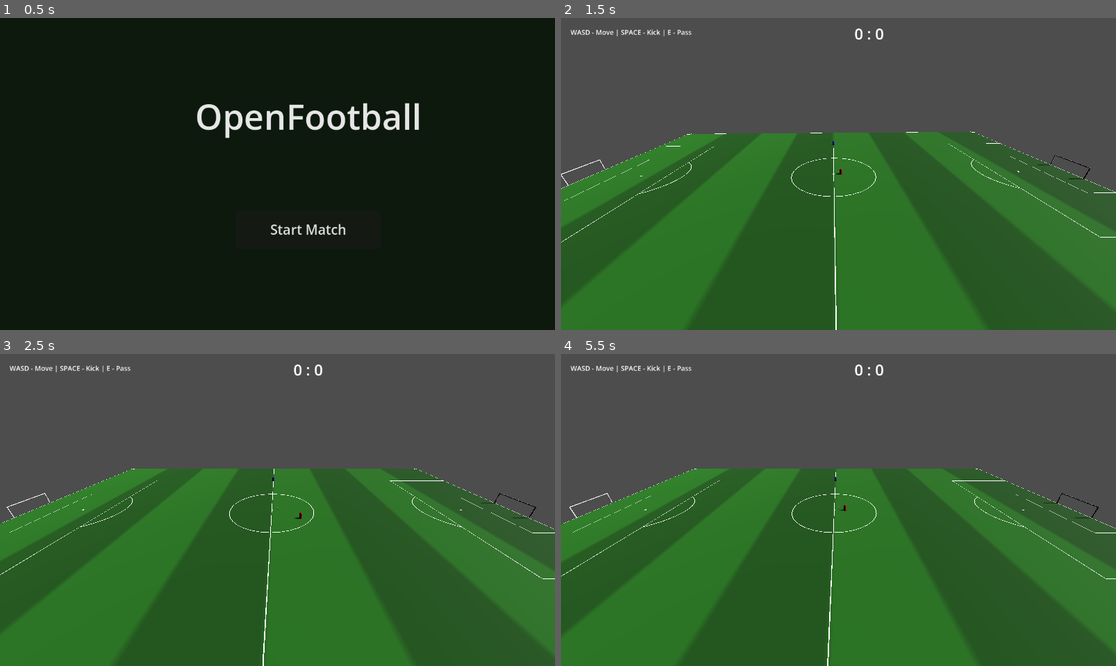
Above: before the commit, frames 1-4 (two rows, left to right).
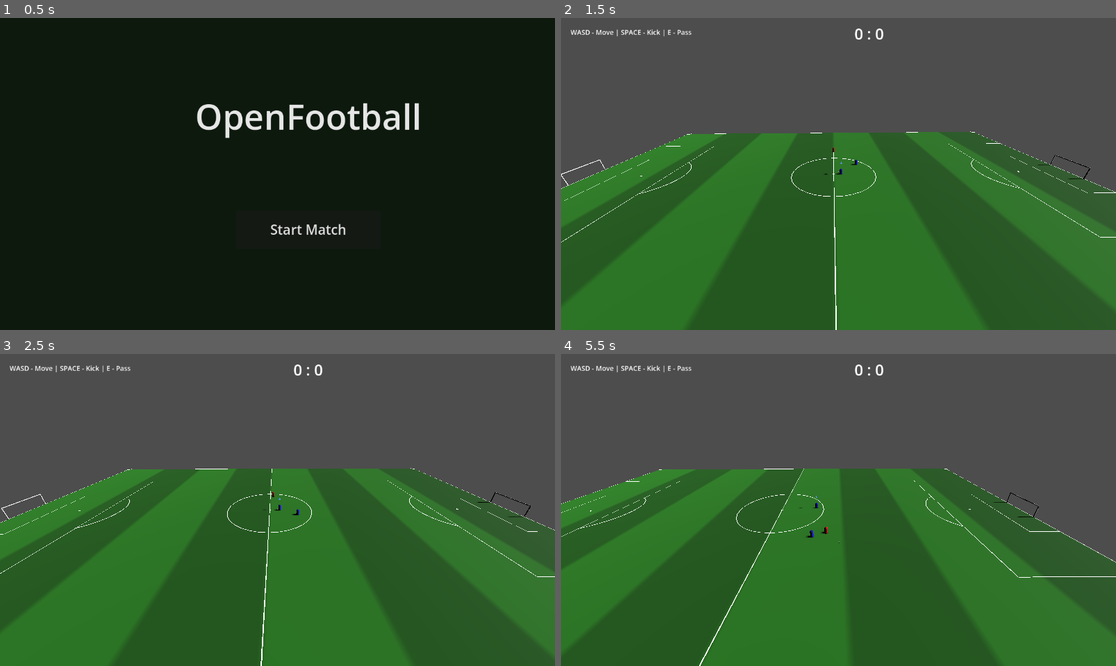
Above: after the commit, the same moments.

Repository: Churikov0112/open_football
Game: Godot game, scene res://scenes/main_menu.tscn
The game is run twice, just before and just after one commit, with the same random seed, the same clock (stepped at 60 frames per second) and the same inputs.
Inputs:
- Up to frame 1 (0.5 s): no input
- Up to frame 2 (1.5 s): click "Start Match" at 0.5 s; hold D (move_right) from 1.28 s (still down); hold Space (kick) from 1.28 s (still down)
- Up to frame 3 (2.5 s): tap E (pass) at 1.55, 2.1 s; release D (move_right) at 2.03 s; release Space (kick) at 2.03 s; hold S (move_back) from 2.03 s (still down); tap Q (swap_player, bound only after the commit) at 2.3 s
- Up to frame 4 (5.5 s): release S (move_back) at 2.78 s; hold D (move_right) 2.78-3.53 s; hold Space (kick) 2.78-3.53 s; tap Q (swap_player, bound only after the commit) at 2.85, 4.55, 5.1 s; hold W (move_forward) 3.53-4.28 s; tap Space (kick) at 3.6, 5.3 s; tap E (pass) at 3.8 s; hold E (pass) 4.28-5.03 s; hold A (move_left) from 4.28 s (still down)

Frame 1 is identical in both runs. In frame 2, less than 0.1% of the frame differs, in the area x 47-54%, y 39-51%; in frame 3, 1.0%; in frame 4, 49%, in the area x 0-100%, y 36-100%.

Commit message:
feat: simple ai

Diff:
--- a/scenes/match.tscn
+++ b/scenes/match.tscn
@@ -34,7 +34,7 @@
 radius = 0.3
 
 [sub_resource type="StandardMaterial3D" id=8]
-albedo_color = Color(0.9, 0.1, 0.1, 1)
+albedo_color = Color(0.1, 0.1, 0.9, 1)
 
 [sub_resource type="CapsuleMesh" id=9]
 height = 1.5
--- a/scripts/ai/simple_ai.gd
+++ b/scripts/ai/simple_ai.gd
@@ -1,11 +1,13 @@
 extends CharacterBody3D
 
 @export var ball: RigidBody3D
-@export var speed: float = 5.0
+@export var speed: float = 6.5
 @export var home_goal: Node3D
+@export var target_node: Node3D
 
 var can_kick: bool = true
 var field_length: float = FootballConstants.HALF_FIELD_LENGTH
+var _wander_timer: float = 0.0
 
 
 func _physics_process(delta: float) -> void:
@@ -14,6 +16,8 @@
 
 	if _is_dribbling():
 		_dribble_toward_goal(delta)
+	elif target_node and is_instance_valid(target_node):
+		_chase_target(target_node, delta)
 	else:
 		_chase_ball(delta)
 
@@ -22,17 +26,26 @@
 	return ball.has_method(&"set_dribbler") and is_instance_valid(ball) and ball.dribbler == self
 
 
+func _chase_target(target: Node3D, delta: float) -> void:
+	var to_target := target.global_position - global_position
+	var dir := to_target.normalized()
+	dir.y = 0.0
+
+	_move_or_wander(dir, delta)
+
+	# If close enough to ball while chasing, attempt to kick
+	var ball_dist := global_position.distance_to(ball.global_position)
+	if ball_dist < 1.8 and can_kick:
+		_kick_towards_goal()
+
+
 func _chase_ball(delta: float) -> void:
 	var to_ball := ball.global_position - global_position
 	var dist := to_ball.length()
 	var dir := to_ball.normalized()
 	dir.y = 0.0
 
-	if dir.length() > 0.1:
-		global_position.x += dir.x * speed * delta
-		global_position.z += dir.z * speed * delta
-		var target_angle := atan2(-dir.x, -dir.z)
-		rotation.y = lerp_angle(rotation.y, target_angle, 8.0 * delta)
+	_move_or_wander(dir, delta)
 
 	if dist < 1.8 and can_kick:
 		_kick_towards_goal()
@@ -50,16 +63,37 @@
 	var dir := to_target.normalized()
 	dir.y = 0.0
 
+	_move_or_wander(dir, delta, 0.8)
+
+	if dist < 20.0 and can_kick:
+		ball.release_dribble()
+		_kick_towards_goal()
+
+
+func _move_or_wander(dir: Vector3, delta: float, speed_multiplier: float = 1.0) -> void:
 	if dir.length() > 0.1:
-		var dribble_speed := speed * 0.8
-		global_position.x += dir.x * dribble_speed * delta
-		global_position.z += dir.z * dribble_speed * delta
+		var move_speed := speed * speed_multiplier
+		global_position.x += dir.x * move_speed * delta
+		global_position.z += dir.z * move_speed * delta
 		var target_angle := atan2(-dir.x, -dir.z)
 		rotation.y = lerp_angle(rotation.y, target_angle, 8.0 * delta)
+	else:
+		_wander(delta, speed_multiplier)
 
-	if dist < 25.0 and can_kick:
-		ball.release_dribble()
-		_kick_towards_goal()
+
+func _wander(delta: float, speed_multiplier: float = 1.0) -> void:
+	_wander_timer -= delta
+	if _wander_timer <= 0.0:
+		_wander_timer = randf_range(0.5, 1.5)
+	# Gentle sinusoidal movement for a natural idling look
+	var wander_x := sin(Time.get_ticks_msec() * 0.001 + global_position.z) * 0.5
+	var wander_z := cos(Time.get_ticks_msec() * 0.001 + global_position.x) * 0.5
+	var wander_dir := Vector3(wander_x, 0, wander_z).normalized()
+	var wander_speed := speed * 0.3 * speed_multiplier
+	global_position.x += wander_dir.x * wander_speed * delta
+	global_position.z += wander_dir.z * wander_speed * delta
+	var target_angle := atan2(-wander_dir.x, -wander_dir.z)
+	rotation.y = lerp_angle(rotation.y, target_angle, 4.0 * delta)
 
 
 func _kick_towards_goal() -> void:
@@ -72,6 +106,8 @@
 		target = home_goal.global_position
 	else:
 		target = Vector3(0, 0, -field_length)
+	# Add X offset for shot variety so shots don't always go center
+	target.x += randf_range(-2.0, 2.0)
 	var dir := (target - ball.global_position).normalized()
 	dir.y = 0.2
 	ball.kick(dir, 10.0)
--- /dev/null
+++ b/scripts/ai/teammate_ai.gd
@@ -0,0 +1,78 @@
+extends CharacterBody3D
+
+@export var ball: RigidBody3D
+@export var speed: float = 6.0
+@export var controlled_player: CharacterBody3D
+@export var teammate_home_goal: Node3D
+
+var field_length: float = FootballConstants.HALF_FIELD_LENGTH
+var field_width: float = FootballConstants.HALF_FIELD_WIDTH
+var _wander_timer: float = 0.0
+
+
+func _physics_process(delta: float) -> void:
+	if not ball or not is_instance_valid(ball):
+		return
+
+	# If human controls this player → skip
+	if controlled_player == self:
+		return
+
+	var has_dribbler: bool = ball.has_method(&"set_dribbler") and ball.dribbler
+
+	# Our team has the ball → position to receive a pass
+	if has_dribbler and ball.dribbler == controlled_player:
+		_position_for_pass(delta)
+		return
+
+	# Otherwise → chase the ball (pick up loose balls, receive passes, fight for it)
+	_chase_ball(delta)
+
+
+func _position_for_pass(delta: float) -> void:
+	var carrier_pos := controlled_player.global_position
+	# Position ahead of the carrier at a good passing distance (~10m)
+	# and slightly to the side, alternating based on field position
+	var side_sign := 1.0 if carrier_pos.x < 0 else -1.0
+	var target := carrier_pos + Vector3(0, 0, 10.0) + Vector3(side_sign * 6.0, 0, 0)
+
+	target.x = clamp(target.x, -field_width + 4, field_width - 4)
+	target.z = clamp(target.z, -field_length + 4, field_length - 4)
+	target.y = global_position.y
+
+	var dir := (target - global_position).normalized()
+	dir.y = 0.0
+	_move_or_wander(dir, delta)
+
+
+func _chase_ball(delta: float) -> void:
+	var target := ball.global_position
+	target.y = global_position.y
+
+	var dir := (target - global_position).normalized()
+	dir.y = 0.0
+	_move_or_wander(dir, delta)
+
+
+func _move_or_wander(dir: Vector3, delta: float) -> void:
+	if dir.length() > 0.1:
+		global_position.x += dir.x * speed * delta
+		global_position.z += dir.z * speed * delta
+		var target_angle := atan2(-dir.x, -dir.z)
+		rotation.y = lerp_angle(rotation.y, target_angle, 8.0 * delta)
+	else:
+		_wander(delta)
+
+
+func _wander(delta: float) -> void:
+	_wander_timer -= delta
+	if _wander_timer <= 0.0:
+		_wander_timer = randf_range(0.5, 1.5)
+	# Gentle sinusoidal movement for a natural idling look
+	var wander_x := sin(Time.get_ticks_msec() * 0.001 + global_position.z) * 0.5
+	var wander_z := cos(Time.get_ticks_msec() * 0.001 + global_position.x) * 0.5
+	var wander_dir := Vector3(wander_x, 0, wander_z).normalized()
+	global_position.x += wander_dir.x * speed * 0.3 * delta
+	global_position.z += wander_dir.z * speed * 0.3 * delta
+	var target_angle := atan2(-wander_dir.x, -wander_dir.z)
+	rotation.y = lerp_angle(rotation.y, target_angle, 4.0 * delta)
--- a/scripts/match/match_manager.gd
+++ b/scripts/match/match_manager.gd
@@ -8,8 +8,11 @@
 var home_score: int = 0
 var away_score: int = 0
 var player_away: CharacterBody3D
+var player_teammate: CharacterBody3D
+var controlled_player: CharacterBody3D
 var field_length: float = FootballConstants.HALF_FIELD_LENGTH
 var field_width: float = FootballConstants.HALF_FIELD_WIDTH
+var controlled_player_indicator: MeshInstance3D
 
 
 func _ready() -> void:
@@ -20,7 +23,11 @@
 	_setup_camera()
 	_setup_goals()
 	_setup_away_player()
+	controlled_player = player_home
+	_setup_teammate()
 	_setup_boundaries()
+	_give_ai_to_player_home()
+	_setup_controlled_indicator()
 
 
 func _setup_inputs() -> void:
@@ -35,6 +42,7 @@
 		&"kick": [KEY_SPACE],
 		&"pass": [KEY_E],
 		&"pause": [KEY_ESCAPE],
+		&"swap_player": [KEY_Q],
 	}
 	for action in input_actions:
 		if InputMap.has_action(action):
@@ -296,6 +304,16 @@
 		add_child(body)
 
 
+func _give_ai_to_player_home() -> void:
+	var ai_script = preload("res://scripts/ai/teammate_ai.gd")
+	player_home.set_script(ai_script)
+	player_home.set_physics_process(true)
+	player_home.ball = ball
+	player_home.controlled_player = controlled_player
+	player_home.speed = 7.0
+	player_home.teammate_home_goal = $GoalAway/GoalArea if has_node("GoalAway/GoalArea") else null
+
+
 func _setup_away_player() -> void:
 	var new_player := CharacterBody3D.new()
 	new_player.name = "PlayerAway"
@@ -304,7 +322,7 @@
 	mesh.height = 1.5
 	mesh.radius = 0.3
 	var mat := StandardMaterial3D.new()
-	mat.albedo_color = Color(0.1, 0.1, 0.9)
+	mat.albedo_color = Color(0.9, 0.1, 0.1)
 	mesh.material = mat
 	var mi := MeshInstance3D.new()
 	mi.mesh = mesh
@@ -318,9 +336,39 @@
 	add_child(new_player)
 	var ai_script = preload("res://scripts/ai/simple_ai.gd")
 	new_player.set_script(ai_script)
+	new_player.set_physics_process(true)
 	new_player.ball = ball
 	new_player.home_goal = $GoalHome/GoalArea if has_node("GoalHome/GoalArea") else null
 	player_away = new_player
+
+
+func _setup_teammate() -> void:
+	var new_player := CharacterBody3D.new()
+	new_player.name = "PlayerTeammate"
+	new_player.global_position = Vector3(10, 0.5, 5)
+	var mesh := CapsuleMesh.new()
+	mesh.height = 1.5
+	mesh.radius = 0.3
+	var mat := StandardMaterial3D.new()
+	mat.albedo_color = Color(0.1, 0.1, 0.9)
+	mesh.material = mat
+	var mi := MeshInstance3D.new()
+	mi.mesh = mesh
+	new_player.add_child(mi)
+	var col := CollisionShape3D.new()
+	var shape := CapsuleShape3D.new()
+	shape.height = 1.5
+	shape.radius = 0.3
+	col.shape = shape
+	new_player.add_child(col)
+	add_child(new_player)
+	var teammate_script = preload("res://scripts/ai/teammate_ai.gd")
+	new_player.set_script(teammate_script)
+	new_player.set_physics_process(true)
+	new_player.ball = ball
+	new_player.controlled_player = controlled_player
+	new_player.teammate_home_goal = $GoalAway/GoalArea if has_node("GoalAway/GoalArea") else null
+	player_teammate = new_player
 
 
 func _process(delta: float) -> void:
@@ -331,10 +379,59 @@
 	)
 	camera_pivot.look_at(Vector3(0, 0, ball_pos.z), Vector3.UP)
 
+	if controlled_player_indicator and controlled_player:
+		controlled_player_indicator.global_position = controlled_player.global_position + Vector3(0, 2.2, 0)
+
 
 func _physics_process(delta: float) -> void:
 	_handle_dribbling()
 	_handle_player_input(delta)
+
+	# Auto-switch control to whoever on our team has the ball
+	if ball.has_method(&"set_dribbler") and ball.dribbler:
+		var db: Node3D = ball.dribbler
+		if (db == player_home or db == player_teammate) and db != controlled_player:
+			controlled_player = db
+			_sync_ai_controllers()
+
+	# Swap player (Q) — manual switch between player_home and player_teammate
+	if Input.is_action_just_pressed(&"swap_player"):
+		controlled_player = player_teammate if controlled_player == player_home else player_home
+		_sync_ai_controllers()
+
+	# Set opponent's target_node to whoever on our team is dribbling
+	if player_away:
+		if ball.has_method(&"set_dribbler") and ball.dribbler:
+			var db: Node3D = ball.dribbler
+			if db == player_home or db == player_teammate:
+				player_away.target_node = db
+		else:
+			player_away.target_node = null
+
+
+func _setup_controlled_indicator() -> void:
+	var mesh := CylinderMesh.new()
+	mesh.top_radius = 0.0
+	mesh.bottom_radius = 0.2
+	mesh.height = 0.4
+
+	var mat := StandardMaterial3D.new()
+	mat.albedo_color = Color(0.3, 0.6, 1.0)
+	mat.shading_mode = BaseMaterial3D.SHADING_MODE_UNSHADED
+
+	var mi := MeshInstance3D.new()
+	mi.mesh = mesh
+	mi.material_override = mat
+	mi.position = Vector3(0, 2.2, 0)
+	add_child(mi)
+	controlled_player_indicator = mi
+
+
+func _sync_ai_controllers() -> void:
+	if player_home:
+		player_home.controlled_player = controlled_player
+	if player_teammate:
+		player_teammate.controlled_player = controlled_player
 
 
 func _handle_dribbling() -> void:
@@ -345,7 +442,7 @@
 		if dist > 3.0:
 			ball.release_dribble()
 		return
-	for p in [player_home, player_away]:
+	for p in [player_home, player_teammate, player_away]:
 		if not p or not is_instance_valid(p):
 			continue
 		var dist: float = p.global_position.distance_to(ball.global_position)
@@ -355,6 +452,8 @@
 
 
 func _handle_player_input(delta: float) -> void:
+	if not controlled_player:
+		return
 	var input_dir := Vector2(
 		Input.get_axis(&"move_left", &"move_right"),
 		Input.get_axis(&"move_forward", &"move_back")
@@ -369,16 +468,16 @@
 	var dir := (cam_forward * -input_dir.y + cam_right * input_dir.x).normalized()
 	if dir.length() > 0.1:
 		var speed := 8.0
-		player_home.global_position.x = move_toward(player_home.global_position.x,
-			player_home.global_position.x + dir.x * speed * delta, speed * delta)
-		player_home.global_position.z = move_toward(player_home.global_position.z,
-			player_home.global_position.z + dir.z * speed * delta, speed * delta)
+		controlled_player.global_position.x = move_toward(controlled_player.global_position.x,
+			controlled_player.global_position.x + dir.x * speed * delta, speed * delta)
+		controlled_player.global_position.z = move_toward(controlled_player.global_position.z,
+			controlled_player.global_position.z + dir.z * speed * delta, speed * delta)
 		var target_angle := atan2(-dir.x, -dir.z)
-		player_home.rotation.y = lerp_angle(player_home.rotation.y, target_angle, 10.0 * delta)
+		controlled_player.rotation.y = lerp_angle(controlled_player.rotation.y, target_angle, 10.0 * delta)
 	if Input.is_action_just_pressed(&"kick"):
-		_kick_ball(player_home)
+		_kick_ball(controlled_player)
 	if Input.is_action_just_pressed(&"pass"):
-		_pass_ball(player_home)
+		_pass_ball(controlled_player)
 
 
 func _kick_ball(player_node: CharacterBody3D) -> void:
@@ -419,5 +518,10 @@
 
 	# Reset players to their starting positions
 	player_home.global_position = Vector3(0, 0.5, 0)
+	if player_teammate:
+		player_teammate.global_position = Vector3(10, 0.5, 5)
 	if player_away:
 		player_away.global_position = Vector3(20, 0.5, 0)
+
+	controlled_player = player_home
+	_sync_ai_controllers()
Not shown, added: scripts/ai/teammate_ai.gd.uid
